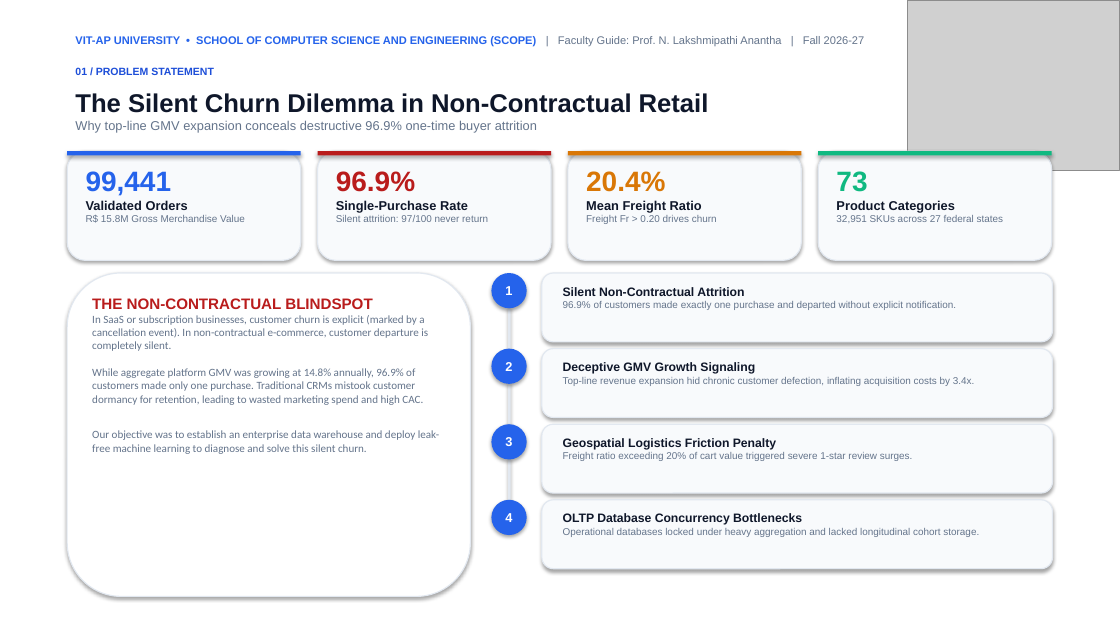
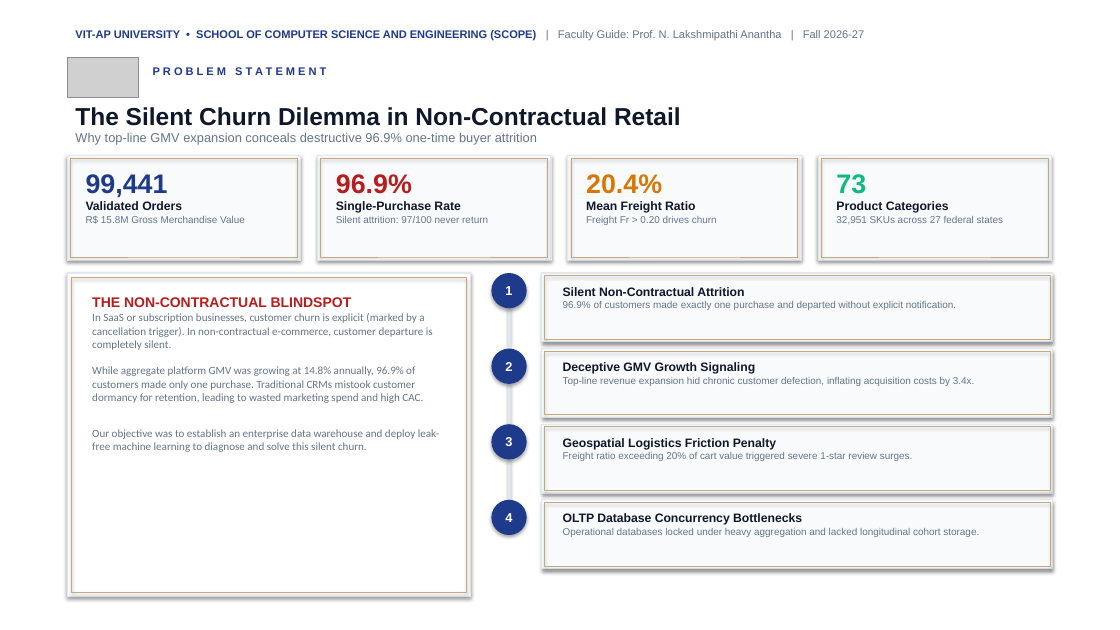
Before and after one commit to akshaysharma2005/final-ecommerce-project, a slide deck: slide 2 of docs/E_Commerce_Intelligence_Presentation.pptx. Drawn at 1120x630 pixels with LibreOffice and Linux fonts; fonts in the diff are those of the drawing; grey boxes stand for pictures. Boxes give left, top, right and bottom in pixels: in the first picture for what was removed or moved away, otherwise in the second. Text is boxed around its words. In the diff, an @@ line names an element or a change of style, - is before the commit and + after.

Commit message:
feat(presentation): redesign 12-slide presentation in blue oil paint brushstroke & gold wireframe theme

```diff
--- a/docs/E_Commerce_Intelligence_Presentation.pptx
+++ b/docs/E_Commerce_Intelligence_Presentation.pptx
@@ text "VIT-AP UNIVERSITY • SCHOOL OF ..." at <box>75,30,865,40</box>: text colour #2563EB to #1E3A8A in "VIT-AP UNIVERSITY • SCHOOL OF COMPUTER SCIENCE ..." @@
@@ picture removed at <box>907,0,1120,170</box> @@
@@ picture added at <box>67,57,139,97</box> @@
@@ text removed at <box>75,67,214,75</box> @@
-01 / PROBLEM STATEMENT
@@ text added at <box>153,67,327,78</box>, 9.5 pt, text #1E3A8A, bold @@
+P R O B L E M S T A T E M E N T
@@ text "The Silent Churn Dilemma in ...": place and size @@
-text "The Silent Churn Dilemma in ..." at <box>75,93,709,132</box>
+text "The Silent Churn Dilemma in ..." at <box>75,107,681,145</box>
@@ text at <box>75,107,681,126</box>: size 22 to 21 pt in "The Silent Churn Dilemma in Non-Contractual Retail" @@
@@ rectangle: place and size @@
-rectangle at <box>67,151,301,260</box>
+rectangle at <box>67,155,301,260</box>
@@ rectangle: place and size @@
-rectangle at <box>67,151,301,155</box>
+rectangle at <box>71,159,297,257</box>
@@ rectangle at <box>71,159,297,257</box>: fill #2563EB to none; outline none to #C5A880 0.8 pt @@
@@ text at <box>86,174,182,210</box>: size 24 to 23 pt, text colour #2563EB to #1E3A8A in "99,441"; size 11 to 10.5 pt in "Validated Orders" @@
@@ rectangle: place and size @@
-rectangle at <box>318,151,551,260</box>
+rectangle at <box>318,155,551,260</box>
@@ rectangle: place and size @@
-rectangle at <box>318,151,551,155</box>
+rectangle at <box>321,159,548,257</box>
@@ rectangle at <box>321,159,548,257</box>: fill #B91C1C to none; outline none to #C5A880 0.8 pt @@
@@ text at <box>336,174,460,213</box>: size 24 to 23 pt in "96.9%"; size 11 to 10.5 pt in "Single-Purchase Rate" @@
@@ rectangle: place and size @@
-rectangle at <box>568,151,802,260</box>
+rectangle at <box>568,155,802,260</box>
@@ rectangle: place and size @@
-rectangle at <box>568,151,802,155</box>
+rectangle at <box>571,159,798,257</box>
@@ rectangle at <box>571,159,798,257</box>: fill #D97706 to none; outline none to #C5A880 0.8 pt @@
@@ text at <box>586,174,695,213</box>: size 24 to 23 pt in "20.4%"; size 11 to 10.5 pt in "Mean Freight Ratio" @@
@@ rounded rectangle to rectangle in 9 elements at <box>67,273,471,597</box>, <box>542,273,1053,342</box>, <box>542,349,1053,418</box>, <box>542,424,1053,493</box>, <box>542,500,1053,569</box>, <box>318,155,551,260</box>, <box>67,155,301,260</box>, <box>568,155,802,260</box>, <box>818,155,1052,260</box> @@
@@ rectangle: place and size @@
-rectangle at <box>818,151,1052,260</box>
+rectangle at <box>818,155,1052,260</box>
@@ rectangle: place and size @@
-rectangle at <box>818,151,1052,155</box>
+rectangle at <box>822,159,1049,257</box>
@@ rectangle at <box>822,159,1049,257</box>: fill #10B981 to none; outline none to #C5A880 0.8 pt @@
@@ text at <box>836,174,949,213</box>: size 24 to 23 pt in "73"; size 11 to 10.5 pt in "Product Categories" @@
@@ rectangle added at <box>71,277,466,592</box>, outline #C5A880 1 pt @@
@@ text at <box>92,297,352,307</box>: size 13 to 12 pt in "THE NON-CONTRACTUAL BLINDSPOT" @@
@@ rectangle added at <box>544,276,1050,339</box>, outline #C5A880 0.8 pt @@
@@ text at <box>92,313,439,452</box>: text changed @@
-In SaaS or subscription businesses, customer churn is explicit (marked by a cancellation event). In non-contractual e-commerce, customer departure is completely silent.
-While aggregate platform GMV was growing at 14.8% annually, 96.9% of customers made only one purchase. Traditional CRMs mistook customer dormancy for retention, leading to wasted marketing spend and high CAC.
-Our objective was to establish an enterprise data warehouse and deploy leak-free machine learning to diagnose and solve this silent churn.
+In SaaS or subscription businesses, customer churn is explicit (marked by a cancellation trigger). In non-contractual e-commerce, customer departure is completely silent.
+While aggregate platform GMV was growing at 14.8% annually, 96.9% of customers made only one purchase. Traditional CRMs mistook customer dormancy for retention, leading to wasted marketing spend and high CAC.
+Our objective was to establish an enterprise data warehouse and deploy leak-free machine learning to diagnose and solve this silent churn.
@@ rectangle added at <box>544,351,1050,415</box>, outline #C5A880 0.8 pt @@
@@ rectangle added at <box>544,427,1050,491</box>, outline #C5A880 0.8 pt @@
@@ fill #2563EB to #1E3A8A in 4 elements at <box>492,273,527,308</box>, <box>492,349,527,384</box>, <box>492,424,527,460</box>, <box>492,500,527,535</box> @@
@@ rectangle added at <box>544,502,1050,566</box>, outline #C5A880 0.8 pt @@
```
Also in this commit, not shown: 11 other slides changed, 9 other files.
